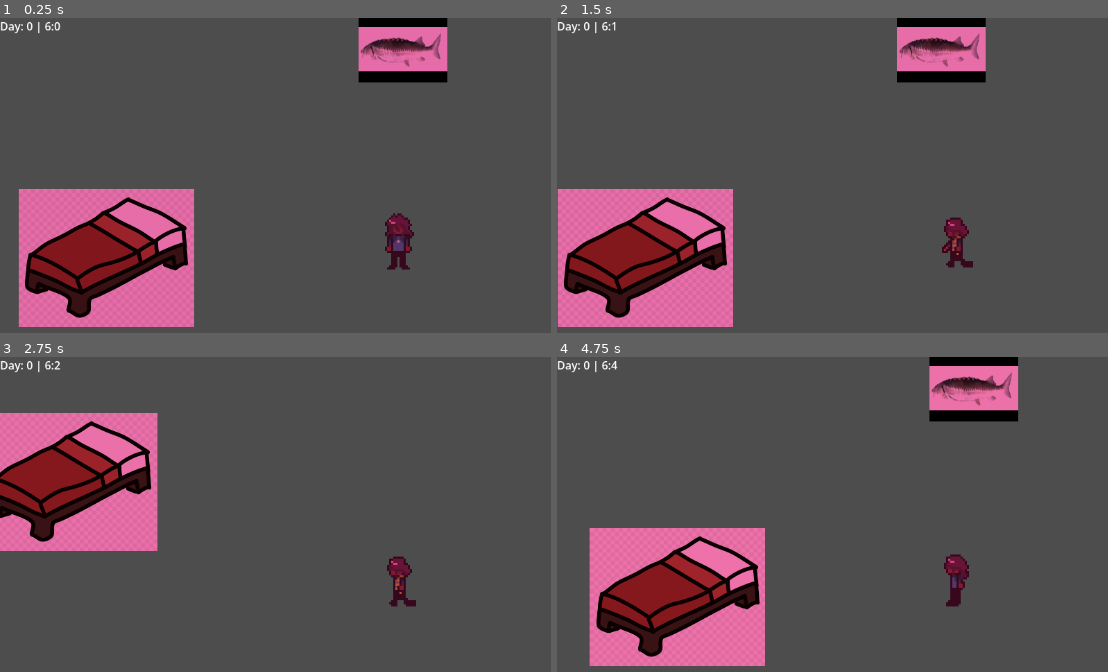
Above: before the commit, frames 1-4 (two rows, left to right).
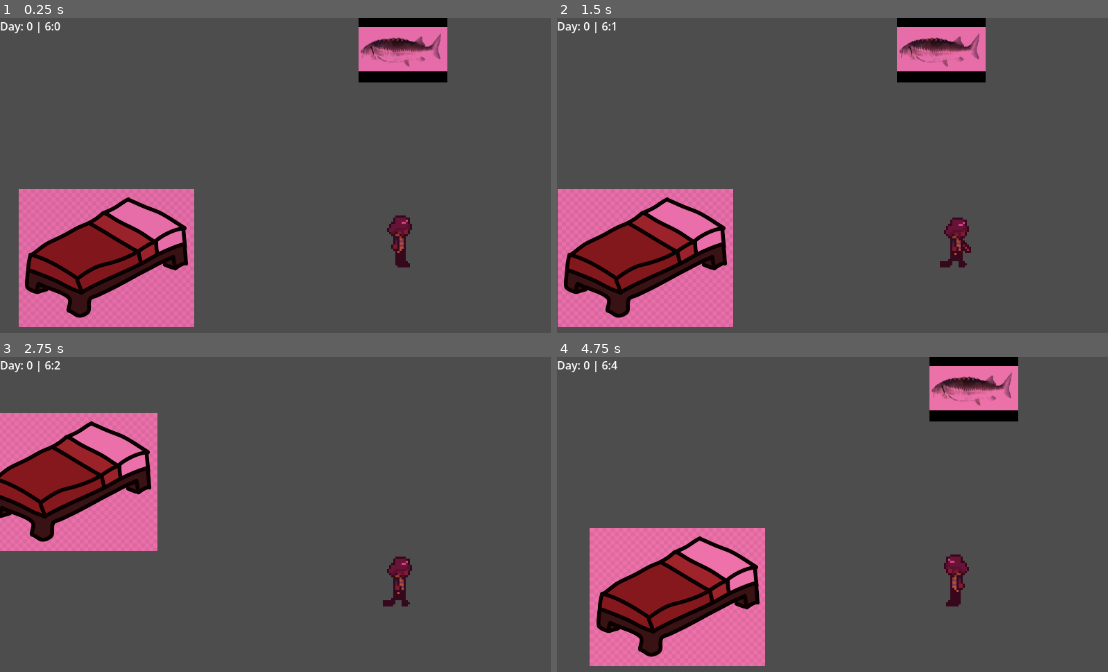
Above: after the commit, the same moments.

Repository: moliloo/comfy-jam-summer-2026
Game: Godot game, scene res://scenes/temporary/temporary.tscn
Two runs of this game, one before a commit and one after it. Both use one fixed random seed, a clock stepped at 60 frames per second and the inputs below.
Inputs (mouse positions are in pixels of both pictures, inside the frame that each line leads up to):
- Up to frame 1 (0.25 s): no input
- Up to frame 2 (1.5 s): tap Enter at 0.5 s; move the mouse to (outside the picture) at 0.52 s; hold D (move_right) 0.53-1.28 s; tap E (interact) at 0.6, 1.35 s; move the mouse to (799, 263) at 1.27 s; hold S (move_down) from 1.28 s (still down)
- Up to frame 3 (2.75 s): move the mouse to (479, 483) at 2.02 s; release S (move_down) at 2.03 s; hold D (move_right) from 2.03 s (still down); tap E (interact) at 2.1 s
- Up to frame 4 (4.75 s): tap Space at 2.75 s; move the mouse to (915, 671) at 2.77 s; release D (move_right) at 2.78 s; hold W (move_up) 2.78-3.53 s; tap E (interact) at 2.85, 3.6, 4.35 s; move the mouse to (outside the picture) at 3.52 s; hold A (move_left) from 3.53 s (still down); tap Enter at 4.25 s; move the mouse to (716, 514) at 4.27 s

The runs differ from the first frame. In frame 1, 0.4% of the frame differs, in the area x 69-76%, y 61-80%; in frame 2, 0.3%; in frame 3, 0.3%; in frame 4, 0.1%.

Commit message:
player animations

Diff:
--- a/player/player.gd
+++ b/player/player.gd
@@ -8,6 +8,7 @@
 var direction: Vector2 = Vector2(0, 0);
 var interacting : bool = false
 var ended_animation := true
+var working := "_work" # "" or "_work"
 
 func _ready() -> void:
 	if GlobalVariables.get_player_position():
@@ -17,42 +18,44 @@
 func _process(_delta: float) -> void:
 	move_player()
 
+func ret():
+	print("ret")
+	interacting = false
+	sprite.animation_finished.disconnect(ret)
+
 func move_player() -> void:
 	if Input.is_action_just_pressed("interact"):
-		interacting = true
-		sprite.play("collecting_" + sprite.animation)
-		sprite.animation_finished.connect(func rev(): interacting = false)
+		if working == "_work":
+			interacting = true
+			sprite.play("collecting_" + sprite.animation)
+			sprite.animation_finished.connect(ret)
 	if interacting:
 		return
 	if Input.is_action_pressed('move_right'):
-		if ended_animation:
-			sprite.play("walk_right")
-		#sprite.flip_h = false;
 		direction.x = 1;
 	elif Input.is_action_pressed('move_left'):
-		if ended_animation:
-			sprite.play("walk_left")
-		#sprite.flip_h = true;
 		direction.x = -1;
 	else:
 		direction.x = 0;
 
 	if Input.is_action_pressed('move_up'):
-		sprite.play("walk_up")
-		ended_animation = false
 		direction.y = -1;
 	elif Input.is_action_pressed('move_down'):
-		sprite.play("walk_down")
-		ended_animation = false
 		direction.y = 1;
 	else:
 		direction.y = 0;
-	# anims
-	if  direction == Vector2(0,0):
-		sprite.frame = 0
-	if sprite.animation in ["walk_down","walk_up"] and direction.y == 0:
-		ended_animation = true
 
+	match direction:
+		Vector2(1,0): sprite.play("walk_right" + working)
+		Vector2(-1,0): sprite.play("walk_left" + working)
+		Vector2(0,1): sprite.play("walk_down" + working)
+		Vector2(0,-1): sprite.play("walk_up" + working)
+		Vector2(1,1): sprite.play("walk_down" + working)
+		Vector2(1,-1): sprite.play("walk_up" + working)
+		Vector2(-1,1): sprite.play("walk_down" + working)
+		Vector2(-1,-1): sprite.play("walk_up" + working)
+		Vector2(0,0): sprite.frame = 0
+		_: print("error",direction)
 	velocity = direction.normalized() * SPEED;
 	move_and_slide();
 
--- a/player/player.tscn
+++ b/player/player.tscn
@@ -7,6 +7,9 @@
 [ext_resource type="Texture2D" uid="uid://cwnbuqcd8yl2t" path="res://assets/MCAnimations/MCSideCasual.png" id="3_qjkh3"]
 [ext_resource type="Texture2D" uid="uid://71qybbsvx5vk" path="res://assets/MCAnimations/MCBackCasual.png" id="3_yw30f"]
 [ext_resource type="Texture2D" uid="uid://dx1btbr62kx1u" path="res://assets/MCAnimations/CollectingBack.png" id="4_rgyib"]
+[ext_resource type="Texture2D" uid="uid://bcwghfekkrn1h" path="res://assets/MCAnimations/MCFront.png" id="6_8t03j"]
+[ext_resource type="Texture2D" uid="uid://dciultap0wwxo" path="res://assets/MCAnimations/MCSide.png" id="8_2ieo8"]
+[ext_resource type="Texture2D" uid="uid://ddnqtf1ka4213" path="res://assets/MCAnimations/MCBack.png" id="10_ebec5"]
 
 [sub_resource type="AtlasTexture" id="AtlasTexture_x7c3f"]
 atlas = ExtResource("2_qjkh3")
@@ -120,6 +123,22 @@
 atlas = ExtResource("2_g1dw6")
 region = Rect2(960, 0, 320, 320)
 
+[sub_resource type="AtlasTexture" id="AtlasTexture_rptt4"]
+atlas = ExtResource("6_8t03j")
+region = Rect2(0, 0, 320, 320)
+
+[sub_resource type="AtlasTexture" id="AtlasTexture_j55il"]
+atlas = ExtResource("6_8t03j")
+region = Rect2(320, 0, 320, 320)
+
+[sub_resource type="AtlasTexture" id="AtlasTexture_hjies"]
+atlas = ExtResource("6_8t03j")
+region = Rect2(640, 0, 320, 320)
+
+[sub_resource type="AtlasTexture" id="AtlasTexture_mmwog"]
+atlas = ExtResource("6_8t03j")
+region = Rect2(960, 0, 320, 320)
+
 [sub_resource type="AtlasTexture" id="AtlasTexture_yllr7"]
 atlas = ExtResource("3_qjkh3")
 region = Rect2(0, 0, 320, 320)
@@ -136,6 +155,22 @@
 atlas = ExtResource("3_qjkh3")
 region = Rect2(960, 0, 320, 320)
 
+[sub_resource type="AtlasTexture" id="AtlasTexture_8pxes"]
+atlas = ExtResource("8_2ieo8")
+region = Rect2(0, 0, 320, 320)
+
+[sub_resource type="AtlasTexture" id="AtlasTexture_fmu53"]
+atlas = ExtResource("8_2ieo8")
+region = Rect2(320, 0, 320, 320)
+
+[sub_resource type="AtlasTexture" id="AtlasTexture_w7j2h"]
+atlas = ExtResource("8_2ieo8")
+region = Rect2(640, 0, 320, 320)
+
+[sub_resource type="AtlasTexture" id="AtlasTexture_n0b8q"]
+atlas = ExtResource("8_2ieo8")
+region = Rect2(960, 0, 320, 320)
+
 [sub_resource type="AtlasTexture" id="AtlasTexture_tqiix"]
 atlas = ExtResource("3_qjkh3")
 region = Rect2(0, 320, 320, 320)
@@ -150,6 +185,22 @@
 
 [sub_resource type="AtlasTexture" id="AtlasTexture_65viv"]
 atlas = ExtResource("3_qjkh3")
+region = Rect2(960, 320, 320, 320)
+
+[sub_resource type="AtlasTexture" id="AtlasTexture_jfgyi"]
+atlas = ExtResource("8_2ieo8")
+region = Rect2(0, 320, 320, 320)
+
+[sub_resource type="AtlasTexture" id="AtlasTexture_237xx"]
+atlas = ExtResource("8_2ieo8")
+region = Rect2(320, 320, 320, 320)
+
+[sub_resource type="AtlasTexture" id="AtlasTexture_wpyo2"]
+atlas = ExtResource("8_2ieo8")
+region = Rect2(640, 320, 320, 320)
+
+[sub_resource type="AtlasTexture" id="AtlasTexture_7crtr"]
+atlas = ExtResource("8_2ieo8")
 region = Rect2(960, 320, 320, 320)
 
 [sub_resource type="AtlasTexture" id="AtlasTexture_hg6s5"]
@@ -168,6 +219,22 @@
 atlas = ExtResource("3_yw30f")
 region = Rect2(960, 0, 320, 320)
 
+[sub_resource type="AtlasTexture" id="AtlasTexture_vgvch"]
+atlas = ExtResource("10_ebec5")
+region = Rect2(0, 0, 320, 320)
+
+[sub_resource type="AtlasTexture" id="AtlasTexture_a1u5o"]
+atlas = ExtResource("10_ebec5")
+region = Rect2(320, 0, 320, 320)
+
+[sub_resource type="AtlasTexture" id="AtlasTexture_3dxkp"]
+atlas = ExtResource("10_ebec5")
+region = Rect2(640, 0, 320, 320)
+
+[sub_resource type="AtlasTexture" id="AtlasTexture_6wior"]
+atlas = ExtResource("10_ebec5")
+region = Rect2(960, 0, 320, 320)
+
 [sub_resource type="SpriteFrames" id="SpriteFrames_yllr7"]
 animations = [{
 "frames": [{
@@ -193,7 +260,7 @@
 "texture": SubResource("AtlasTexture_uw77l")
 }],
 "loop": false,
-"name": &"collecting_walk_down",
+"name": &"collecting_walk_down_work",
 "speed": 5.0
 }, {
 "frames": [{
@@ -213,7 +280,7 @@
 "texture": SubResource("AtlasTexture_5ejfk")
 }],
 "loop": false,
-"name": &"collecting_walk_left",
+"name": &"collecting_walk_left_work",
 "speed": 5.0
 }, {
 "frames": [{
@@ -233,7 +300,7 @@
 "texture": SubResource("AtlasTexture_1so5t")
 }],
 "loop": false,
-"name": &"collecting_walk_right",
+"name": &"collecting_walk_right_work",
 "speed": 5.0
 }, {
 "frames": [{
@@ -259,7 +326,7 @@
 "texture": SubResource("AtlasTexture_xcnuv")
 }],
 "loop": false,
-"name": &"collecting_walk_up",
+"name": &"collecting_walk_up_work",
 "speed": 5.0
 }, {
 "frames": [{
@@ -281,6 +348,23 @@
 }, {
 "frames": [{
 "duration": 1.0,
+"texture": SubResource("AtlasTexture_rptt4")
+}, {
+"duration": 1.0,
+"texture": SubResource("AtlasTexture_j55il")
+}, {
+"duration": 1.0,
+"texture": SubResource("AtlasTexture_hjies")
+}, {
+"duration": 1.0,
+"texture": SubResource("AtlasTexture_mmwog")
+}],
+"loop": false,
+"name": &"walk_down_work",
+"speed": 5.0
+}, {
+"frames": [{
+"duration": 1.0,
 "texture": SubResource("AtlasTexture_yllr7")
 }, {
 "duration": 1.0,
@@ -298,6 +382,23 @@
 }, {
 "frames": [{
 "duration": 1.0,
+"texture": SubResource("AtlasTexture_8pxes")
+}, {
+"duration": 1.0,
+"texture": SubResource("AtlasTexture_fmu53")
+}, {
+"duration": 1.0,
+"texture": SubResource("AtlasTexture_w7j2h")
+}, {
+"duration": 1.0,
+"texture": SubResource("AtlasTexture_n0b8q")
+}],
+"loop": false,
+"name": &"walk_left_work",
+"speed": 5.0
+}, {
+"frames": [{
+"duration": 1.0,
 "texture": SubResource("AtlasTexture_tqiix")
 }, {
 "duration": 1.0,
@@ -315,6 +416,23 @@
 }, {
 "frames": [{
 "duration": 1.0,
+"texture": SubResource("AtlasTexture_jfgyi")
+}, {
+"duration": 1.0,
+"texture": SubResource("AtlasTexture_237xx")
+}, {
+"duration": 1.0,
+"texture": SubResource("AtlasTexture_wpyo2")
+}, {
+"duration": 1.0,
+"texture": SubResource("AtlasTexture_7crtr")
+}],
+"loop": false,
+"name": &"walk_right_work",
+"speed": 5.0
+}, {
+"frames": [{
+"duration": 1.0,
 "texture": SubResource("AtlasTexture_hg6s5")
 }, {
 "duration": 1.0,
@@ -328,6 +446,23 @@
 }],
 "loop": false,
 "name": &"walk_up",
+"speed": 5.0
+}, {
+"frames": [{
+"duration": 1.0,
+"texture": SubResource("AtlasTexture_vgvch")
+}, {
+"duration": 1.0,
+"texture": SubResource("AtlasTexture_a1u5o")
+}, {
+"duration": 1.0,
+"texture": SubResource("AtlasTexture_3dxkp")
+}, {
+"duration": 1.0,
+"texture": SubResource("AtlasTexture_6wior")
+}],
+"loop": false,
+"name": &"walk_up_work",
 "speed": 5.0
 }]
 
@@ -342,7 +477,7 @@
 position = Vector2(-1.1920929e-07, -1.1920929e-06)
 scale = Vector2(0.3, 0.3)
 sprite_frames = SubResource("SpriteFrames_yllr7")
-animation = &"walk_down"
+animation = &"collecting_walk_right_work"
 
 [node name="CollisionShape2D" type="CollisionShape2D" parent="." unique_id=564034507]
 shape = SubResource("RectangleShape2D_ewkwu")
Binary file changed: assets/MCAnimations/CollectingSide.png
